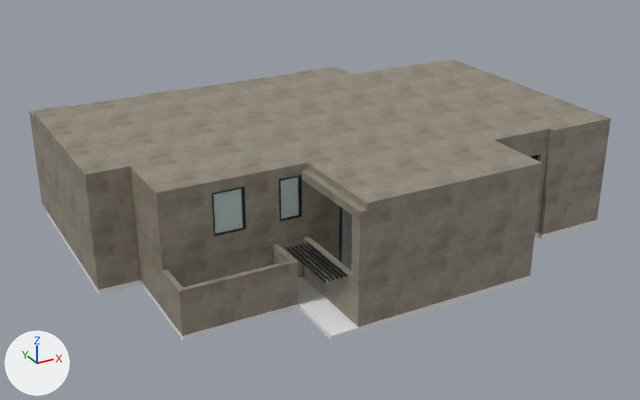
The glTF model public/models/bukit-merah/pbr/Apartment.gltf, before and after one commit.
The view is the same before and after, from a 50 mm camera at (-4.01, -13.4, 9.73) aimed at (5.91, 4.64, 0.71). The axes (+X, +Y, +Z) are drawn at lower left. The lights are the same throughout. The older version comes first.

Before the edit, the objects in view are built like this:
```python
ob_floor_slab___finished_floor_datum_z_0 = bpy.data.objects.new('Floor slab | finished floor datum Z=0', me_floor_slab___finished_floor_datum_z_0)
ob_floor_slab___finished_floor_datum_z_0.location = (0.0, 0.0, 0.0)
```
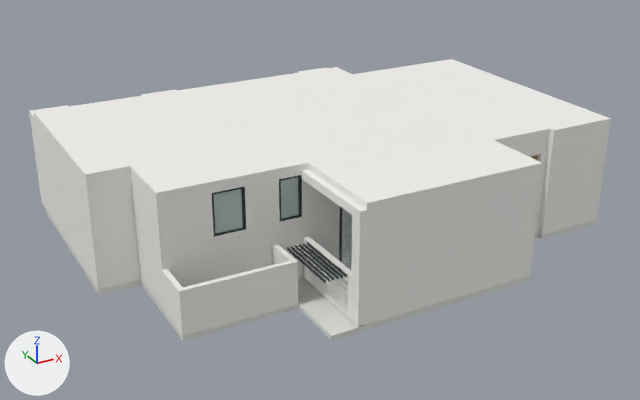
What differs and where, as boxes [x1, y1, x2, y2] in the pictures (640 x 400 px):
'Floor slab | finished floor datum Z=0', surface changed: [29, 59, 611, 338] in both

The change, as a diff of the scene's bpy script:
```diff
--- a/public/models/bukit-merah/pbr/Apartment.gltf.py
+++ b/public/models/bukit-merah/pbr/Apartment.gltf.py
@@ img_clean_white_plaster_02_color_jpg @@
+img_clean_white_plaster_02_color_jpg = load_image('clean-white_plaster_02-color.jpg', 'textures/clean-white_plaster_02-color.jpg', 1024, 1024, 'sRGB')
@@ img_clean_white_plaster_02_arm_jpg @@
+img_clean_white_plaster_02_arm_jpg = load_image('clean-white_plaster_02-arm.jpg', 'textures/clean-white_plaster_02-arm.jpg', 1024, 1024, 'Non-Color')
@@ img_clean_white_plaster_02_normal_jpg @@
+img_clean_white_plaster_02_normal_jpg = load_image('clean-white_plaster_02-normal.jpg', 'textures/clean-white_plaster_02-normal.jpg', 1024, 1024, 'Non-Color')
@@ mat_paint___warm_white @@
 mat_paint___warm_white = bpy.data.materials.new('Paint | warm white')
-# nodes: BsdfPrincipled, Mix, NormalMap, OutputMaterial, TexImage x2
-# colours: white #fffdf9
-# uses the picture img_white_plaster_02_color_jpg
-# uses the picture img_white_plaster_02_normal_jpg
+# nodes: BsdfPrincipled, Math, NormalMap, OutputMaterial, SeparateColor, TexImage x3
+# uses the picture img_clean_white_plaster_02_arm_jpg
+# uses the picture img_clean_white_plaster_02_color_jpg
+# uses the picture img_clean_white_plaster_02_normal_jpg
```
